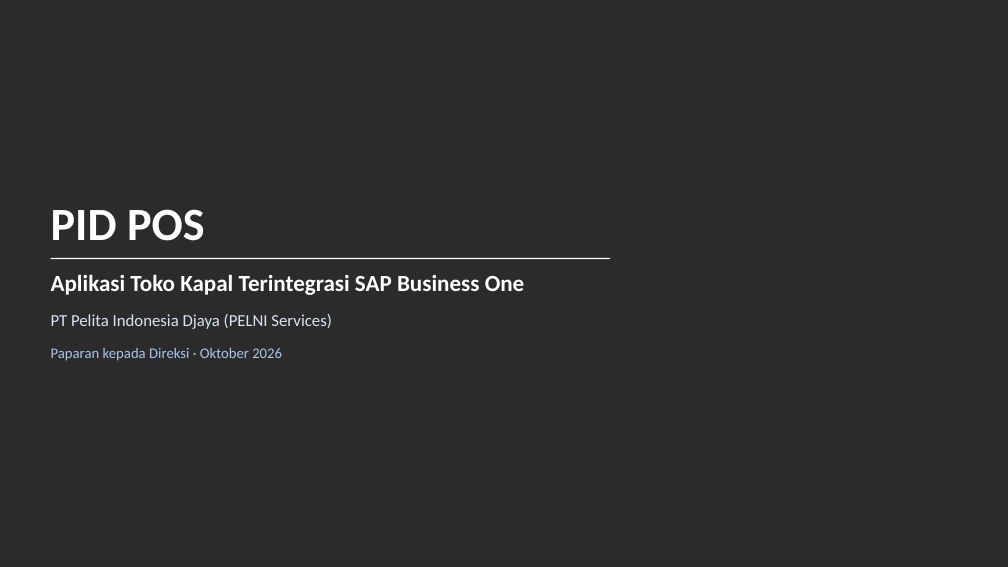
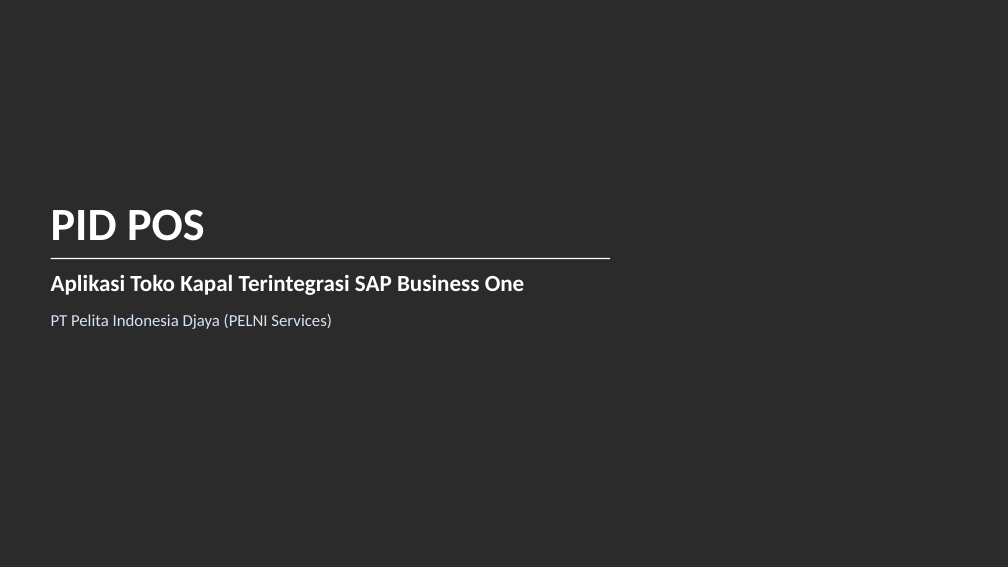
Before and after one commit to alfiandarmawan35/claude, a slide deck: slide 1 of docs/PID_POS_Paparan_Direksi_Template.pptx. Drawn at 1008x567 pixels with LibreOffice and Linux fonts; fonts in the diff are those of the drawing; background and template pictures are left out; a plain dark background stands for a picture behind light text. Boxes give left, top, right and bottom in pixels: in the first picture for what was removed or moved away, otherwise in the second. Text is boxed around its words. In the diff, an @@ line names an element or a change of style, - is before the commit and + after.

```diff
--- a/docs/PID_POS_Paparan_Direksi_Template.pptx
+++ b/docs/PID_POS_Paparan_Direksi_Template.pptx
@@ text removed at (x1=51, y1=347, x2=282, y2=361) @@
-Paparan kepada Direksi · Oktober 2026
```
Also in this commit, not shown: 1 other file.
